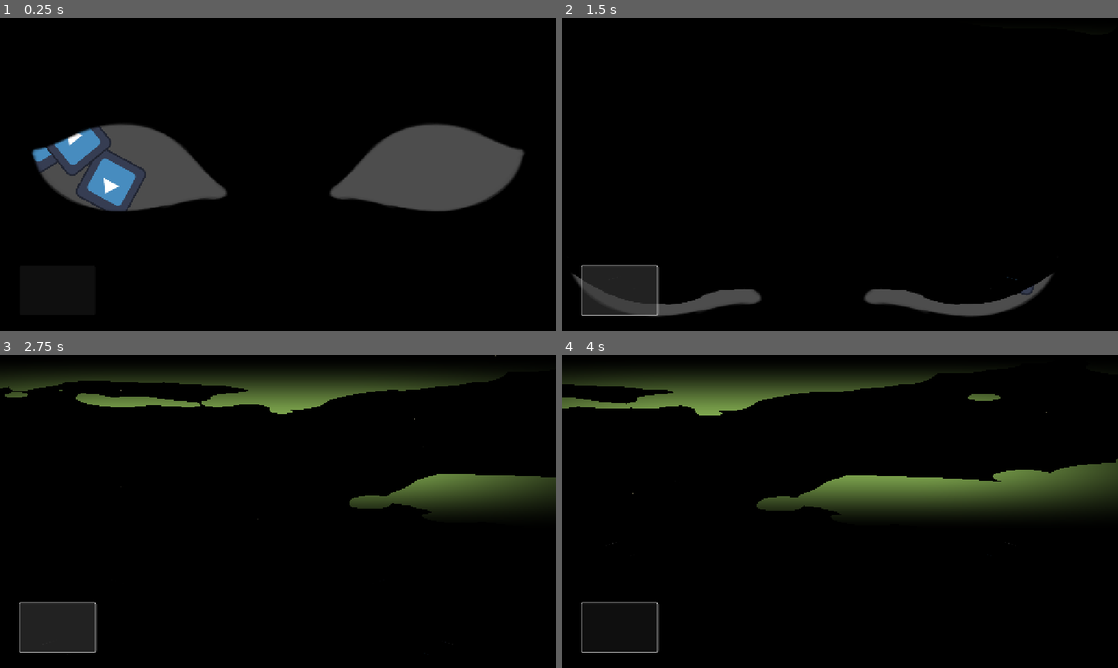
Above: before the commit, frames 1-4 (two rows, left to right).
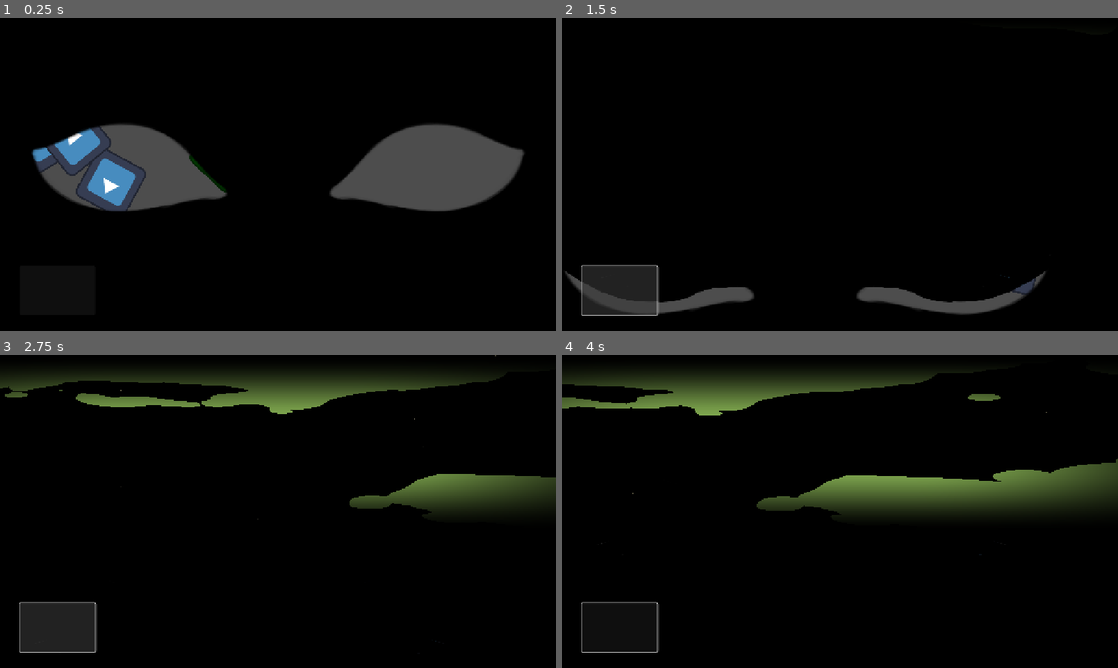
Above: after the commit, the same moments.

Repository: ACristoff/latechjam9
Game: Godot game, scene res://Game/World/pip_world.tscn
Two runs of this game, one before a commit and one after it. Both use one fixed random seed, a clock stepped at 60 frames per second and the inputs below. This scene is started directly instead of the project's main scene. The engine's default icon, where the game draws it, is replaced by a stand-in: a white triangle on a blue panel in a dark square. Sound files missing from this copy of the repository are replaced by a short silence.
Inputs (mouse positions are in pixels of both pictures, inside the frame that each line leads up to):
- Up to frame 1 (0.25 s): no input
- Up to frame 2 (1.5 s): click (617, 290) at 0.5 s; click (617, 290) at 1.25 s
- Up to frame 3 (2.75 s): click (55, 627) at 2 s
- Up to frame 4 (4 s): move the mouse to (962, 495) at 2.77 s; move the mouse to (728, 527) at 3.52 s

The runs differ from the first frame. In frame 1, 0.1% of the frame differs, in the area x 34-41%, y 43-56%; in frame 2, 1.4%, in the area x 0-89%, y 80-96%; in frame 3, less than 0.1%; in frame 4, less than 0.1%.

Commit message:
debug green goblin

Diff:
--- a/Game/Pip/base_pip.gd
+++ b/Game/Pip/base_pip.gd
@@ -1,6 +1,8 @@
 class_name Pip extends CharacterBody2D
 
 const PIP_SCENE: PackedScene = preload("res://Game/Pip/base_pip.tscn")
+
+@onready var sprite: Sprite2D = $PipSprite
 
 @export var speed = 250
 
--- a/Game/Pip/base_pip.tscn
+++ b/Game/Pip/base_pip.tscn
@@ -12,6 +12,8 @@
 script = ExtResource("1_lsf7d")
 
 [node name="PipSprite" type="Sprite2D" parent="."]
+z_as_relative = false
+y_sort_enabled = true
 texture = ExtResource("2_x37jf")
 
 [node name="CollisionShape2D" type="CollisionShape2D" parent="."]
--- a/Game/UI/eyes_overlay.gd
+++ b/Game/UI/eyes_overlay.gd
@@ -138,8 +138,7 @@
 		thought_bubble.begin()
 
 func _process(delta: float) -> void:
-	var mouse_pos = get_global_mouse_position().clamp(Vector2(570, 120), Vector2(710, 630))
-	print(mouse_follow.global_position, mouse_pos)
+	var mouse_pos = get_global_mouse_position().clamp(Vector2(550, 110), Vector2(730, 640))
 	var dejitter = 2
 	if Vector2i(mouse_follow.global_position).x > Vector2i(mouse_pos).x + dejitter|| Vector2i(mouse_follow.global_position …(197 unchanged characters)…
 
--- a/Game/World/level.gd
+++ b/Game/World/level.gd
@@ -8,16 +8,22 @@
 @export var speed_difficulty = 0
 #@export var speed_randomness = 0.5
 
+
+
 func _ready():
 	for civvies in civilian_count:
 		var new_pip = Pip.new_pip("civilian")
 		var random_direction = randi_range(0,359)
 		var speed_fuzz = (randi_range(0,200)) + speed_difficulty
 		var random_start = Vector2(randi_range(0, get_window().size.x), randi_range(0, get_window().size.y))
-		print()
 		new_pip.speed += speed_fuzz
 		add_child(new_pip)
 		new_pip.start(random_start, random_direction)
 	var new_goblin = Pip.new_pip(goblin_type)
+	#Debug
+
+	var random_direction = randi_range(0,359)
+	var random_start = Vector2(randi_range(0, get_window().size.x), randi_range(0, get_window().size.y))
+	new_goblin.start(random_start, random_direction)
 	add_child(new_goblin)
-	pass
+	new_goblin.sprite.modulate = Color.GREEN
